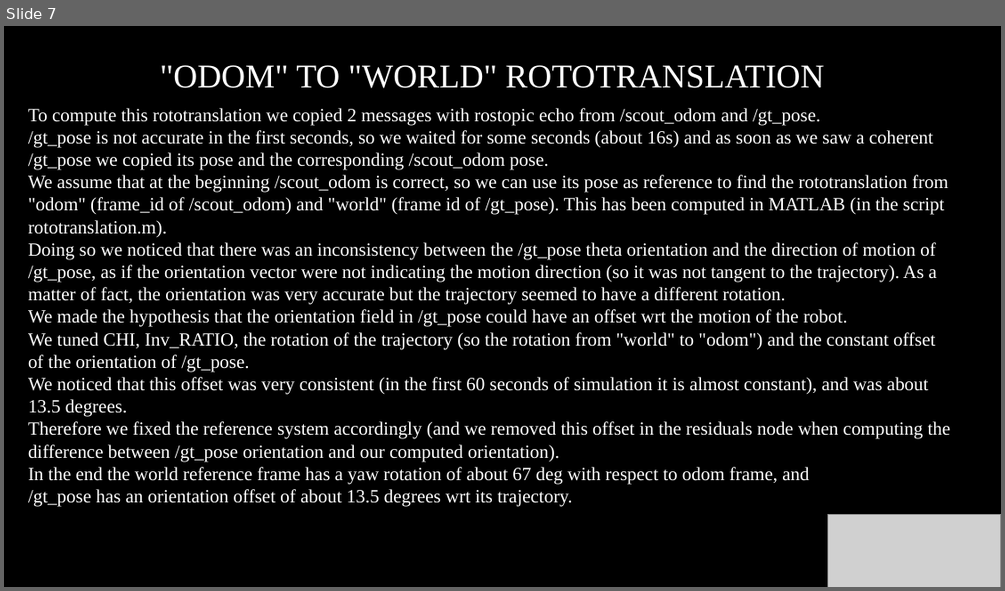
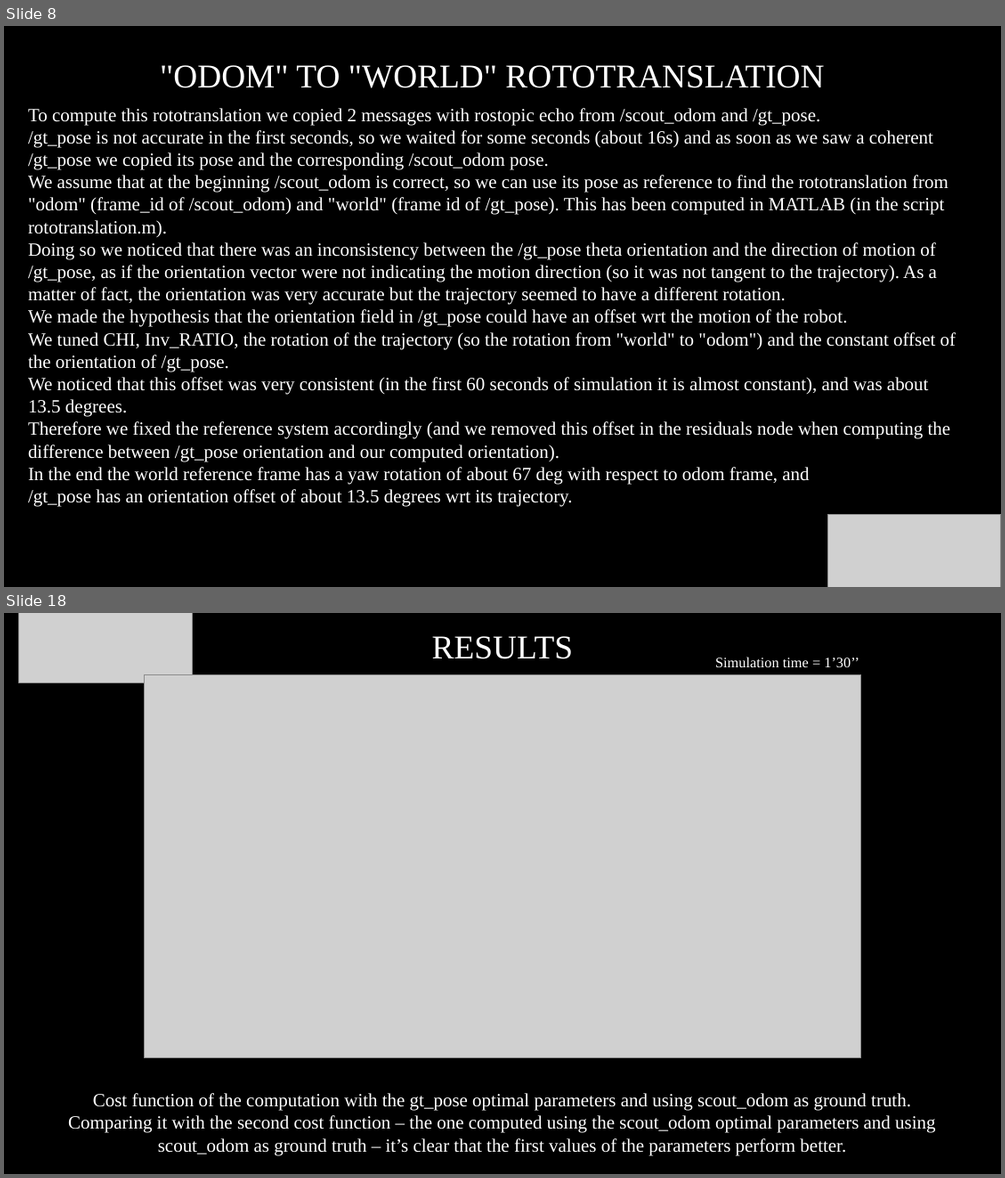
Before and after one commit to marcoCella/scout_ros, a slide deck: project1/Instructions.pptx. Shown one above the other, each under a label of ours: slide 7 before the commit, slides 8 and 18 after it; the slides between them are not shown. The pictures are 1005x591 and 1005x1178 pixels, drawn with LibreOffice and Linux fonts; fonts in the diff are those of the drawing; grey boxes stand for pictures. Boxes give left, top, right and bottom in pixels: in the first picture for what was removed or moved away, otherwise in the second. Text is boxed around its words. In the diff, an @@ line names an element or a change of style, - is before the commit and + after.

```diff
--- a/project1/Instructions.pptx
+++ b/project1/Instructions.pptx
@@ slide 18 added at (4,613,1001,1174), background #000000 @@
@@ picture added at (19,613,192,682) @@
@@ text added at (432,636,573,659), 32 pt, text #FFFFFF @@
+RESULTS
@@ text added at (715,657,859,667), 14 pt, text #FFFFFF @@
+Simulation time = 1’30’’
@@ picture added at (144,674,861,1057) @@
@@ text added at (68,1093,935,1155), 18 pt, text #FFFFFF @@
+Cost function of the computation with the gt_pose optimal parameters and using scout_odom as ground truth.
+Comparing it with the second cost function – the one computed using the scout_odom optimal parameters and using scout_odom as ground truth – it’s clear that the first values of the parameters perform better.
@@ what was slide 7 is now slide 8 @@
@@ slide 8 changed as well @@
@@ text "To compute this rototranslation we ..." rewrapped from (28,108,951,507) to (28,108,955,507) @@
```
Also in this commit, not shown: 5 other slides changed, 12 other slides added, 4 slides removed, 1 other file.
